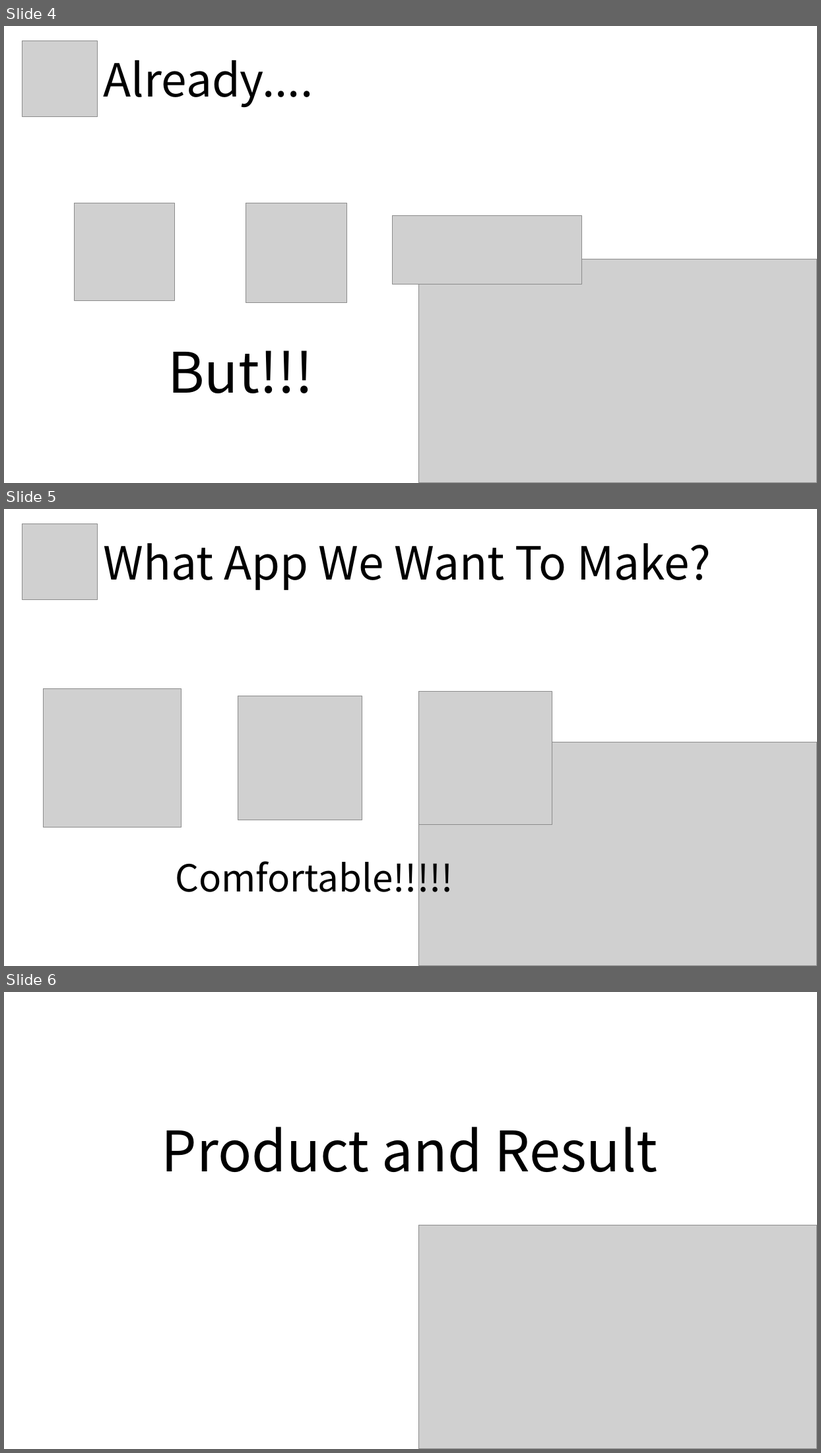
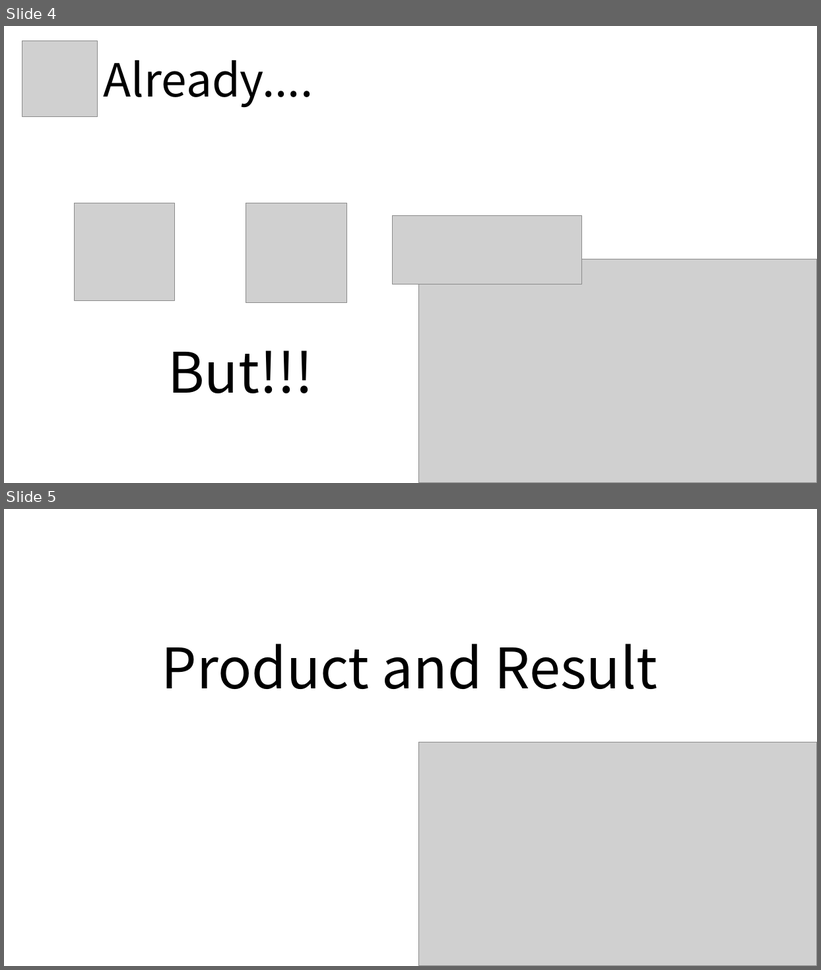
Before and after one commit to ggjae/2016msami, a slide deck: finalppt/final ppt_ver.3.pptx. Shown one above the other, each under a label of ours: slides 4, 5 and 6 before the commit, slides 4 and 5 after it. The pictures are 821x1453 and 821x970 pixels, drawn with LibreOffice and Linux fonts; fonts in the diff are those of the drawing; grey boxes stand for pictures. Boxes give left, top, right and bottom in pixels: in the first picture for what was removed or moved away, otherwise in the second. Text is boxed around its words. In the diff, an @@ line names an element or a change of style, - is before the commit and + after.

```diff
--- a/finalppt/final ppt_ver.3.pptx
+++ b/finalppt/final ppt_ver.3.pptx
@@ slide 5 removed at box(4, 509, 817, 966), background #FFFFFF @@
@@ picture removed at box(22, 524, 98, 600) @@
@@ text removed at box(104, 543, 711, 590) @@
-What App We Want To Make?
@@ picture removed at box(43, 689, 182, 827) @@
@@ picture removed at box(238, 696, 362, 820) @@
@@ picture removed at box(418, 691, 552, 825) @@
@@ picture removed at box(418, 742, 817, 966) @@
@@ text removed at box(175, 854, 453, 902) @@
-Comfortable!!!!!
@@ what was slide 6 is now slide 5 @@
```
Also in this commit, not shown: 3 slides changed, 1 slide added, 1 other slide removed, 6 other files.
